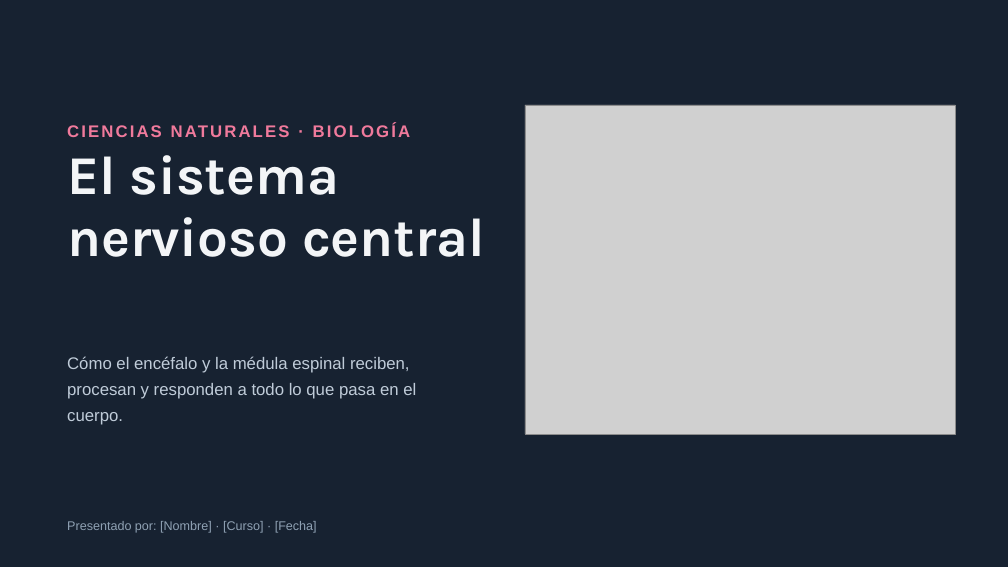
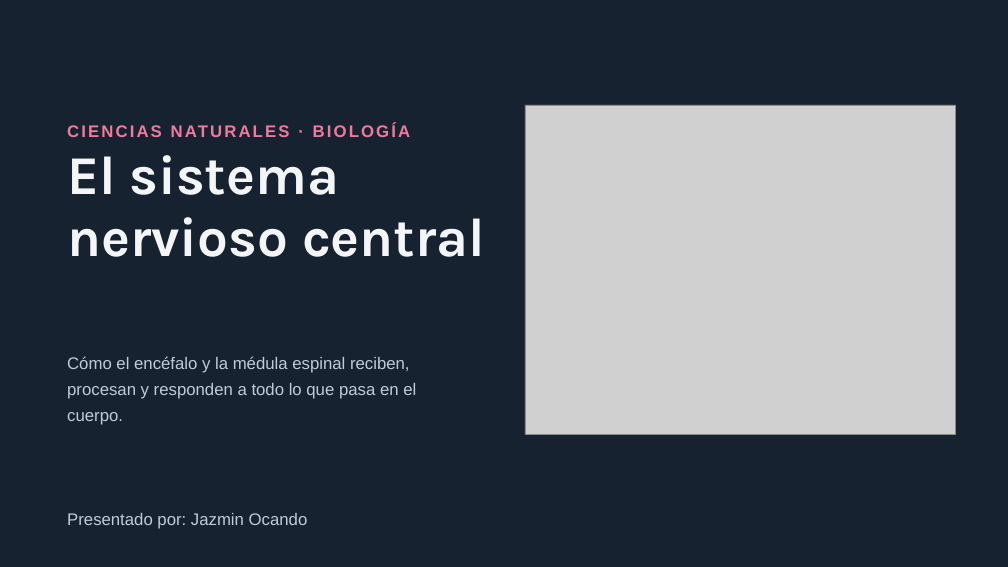
Before and after one commit to NODO-LINK/SPOTCLUB.ASISTEN., a slide deck: slide 1 of El sistema nervioso central.pptx. Drawn at 1008x567 pixels with LibreOffice and Linux fonts; fonts in the diff are those of the drawing; grey boxes stand for pictures. Boxes give left, top, right and bottom in pixels: in the first picture for what was removed or moved away, otherwise in the second. Text is boxed around its words. In the diff, an @@ line names an element or a change of style, - is before the commit and + after.

```diff
--- a/El sistema nervioso central.pptx
+++ b/El sistema nervioso central.pptx
@@ text at (x1=67, y1=513, x2=308, y2=529): text changed; size 12 to 16 pt; text colour #8FA1B3 to #BFCBD8 @@
-Presentado por: [Nombre] · [Curso] · [Fecha]
+Presentado por: Jazmin Ocando
```
